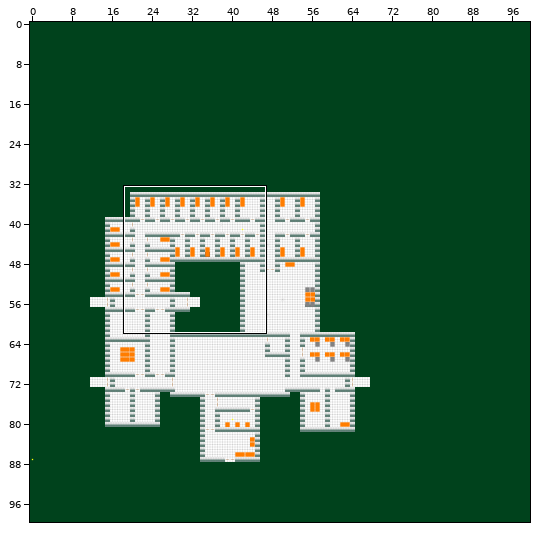
Tiled map, stored at ALPHA TEX/world5beta2.tmx. Above: a wide view before the commit, with the close-up outlined.
Close-up. Before:
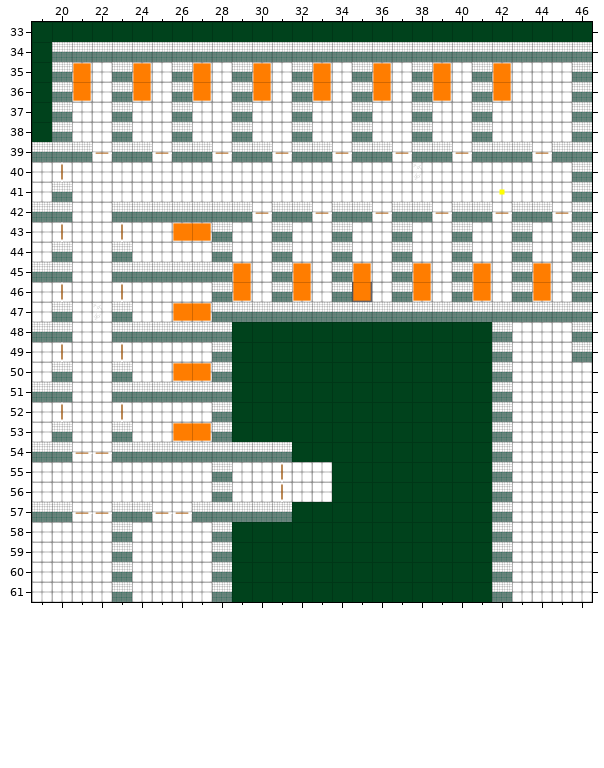
Cells are 64x64 px. Shown: x 19..46, y 33..61. The commit also changed other parts of the map, which this record leaves out.
The same view after the edit:
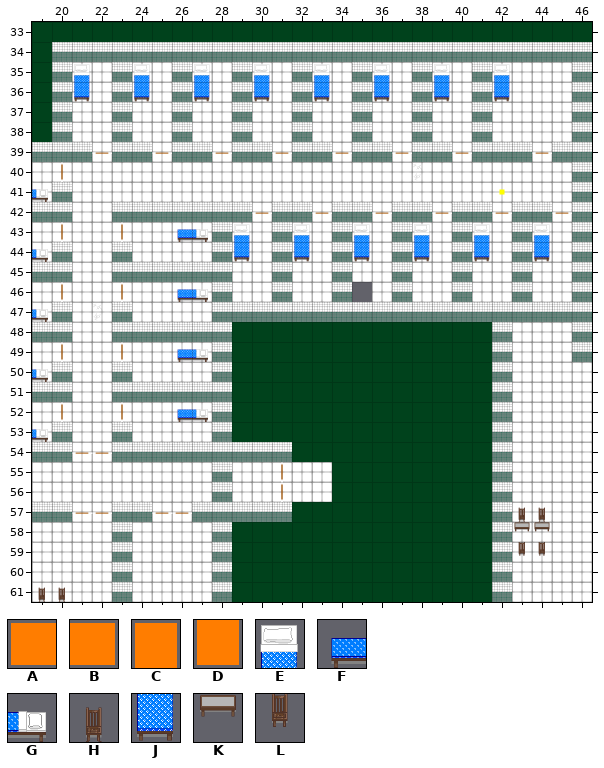
Key: from "alpha_sprite_sheet": A 2, B 3, C 4, D 12; from "furniture_sheet": E 0, F 1, G 2, H 3, J 4, K 5, L 7.
_ is an empty cell.
Change:
{"where": "layer \"Statiska objekt\""}
{"y":35,"x":21,"old":"C","new":"E"}
{"y":35,"x":24,"old":"C","new":"E"}
{"y":35,"x":27,"old":"C","new":"E"}
{"y":35,"x":30,"old":"C","new":"E"}
{"y":35,"x":33,"old":"C","new":"E"}
{"y":35,"x":36,"old":"C","new":"E"}
{"y":35,"x":39,"old":"C","new":"E"}
{"y":35,"x":42,"old":"C","new":"E"}
{"y":36,"x":21,"old":"D","new":"J"}
{"y":36,"x":24,"old":"D","new":"J"}
{"y":36,"x":27,"old":"D","new":"J"}
{"y":36,"x":30,"old":"D","new":"J"}
{"y":36,"x":33,"old":"D","new":"J"}
{"y":36,"x":36,"old":"D","new":"J"}
{"y":36,"x":39,"old":"D","new":"J"}
{"y":36,"x":42,"old":"D","new":"J"}
{"y":41,"x":19,"old":"_","new":"G"}
{"y":43,"x":26,"old":"AB","new":"FG"}
{"y":43,"x":29,"old":"_","new":"E"}
{"y":43,"x":32,"old":"_","new":"E"}
{"y":43,"x":35,"old":"_","new":"E"}
{"y":43,"x":38,"old":"_","new":"E"}
{"y":43,"x":41,"old":"_","new":"E"}
{"y":43,"x":44,"old":"_","new":"E"}
{"y":44,"x":19,"old":"_","new":"G"}
{"y":44,"x":29,"old":"_","new":"J"}
{"y":44,"x":32,"old":"_","new":"J"}
{"y":44,"x":35,"old":"_","new":"J"}
{"y":44,"x":38,"old":"_","new":"J"}
{"y":44,"x":41,"old":"_","new":"J"}
{"y":44,"x":44,"old":"_","new":"J"}
{"y":45,"x":29,"old":"C","new":"_"}
{"y":45,"x":32,"old":"C","new":"_"}
{"y":45,"x":35,"old":"C","new":"_"}
{"y":45,"x":38,"old":"C","new":"_"}
{"y":45,"x":41,"old":"C","new":"_"}
{"y":45,"x":44,"old":"C","new":"_"}
{"y":46,"x":26,"old":"__","new":"FG"}
{"y":46,"x":29,"old":"D","new":"_"}
{"y":46,"x":32,"old":"D","new":"_"}
{"y":46,"x":35,"old":"D","new":"_"}
{"y":46,"x":38,"old":"D","new":"_"}
{"y":46,"x":41,"old":"D","new":"_"}
{"y":46,"x":44,"old":"D","new":"_"}
{"y":47,"x":19,"old":"_","new":"G"}
{"y":47,"x":26,"old":"AB","new":"__"}
{"y":49,"x":26,"old":"__","new":"FG"}
{"y":50,"x":19,"old":"_","new":"G"}
{"y":50,"x":26,"old":"AB","new":"__"}
{"y":52,"x":26,"old":"__","new":"FG"}
{"y":53,"x":19,"old":"_","new":"G"}
{"y":53,"x":26,"old":"AB","new":"__"}
{"y":57,"x":43,"old":"__","new":"HH"}
{"y":58,"x":43,"old":"__","new":"KK"}
{"y":59,"x":43,"old":"__","new":"LL"}
{"y":61,"x":19,"old":"__","new":"HH"}
